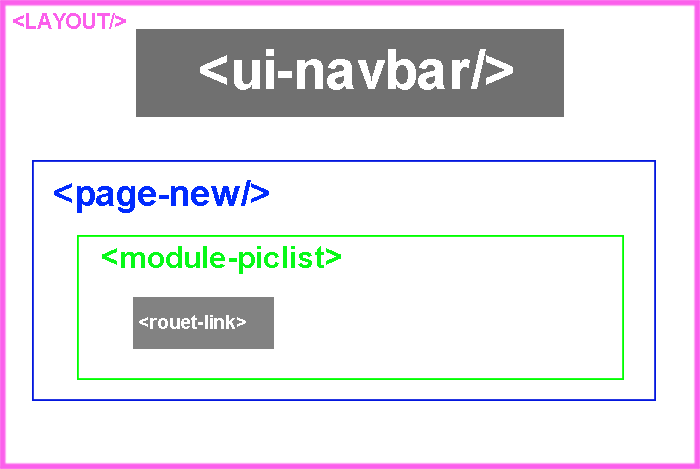
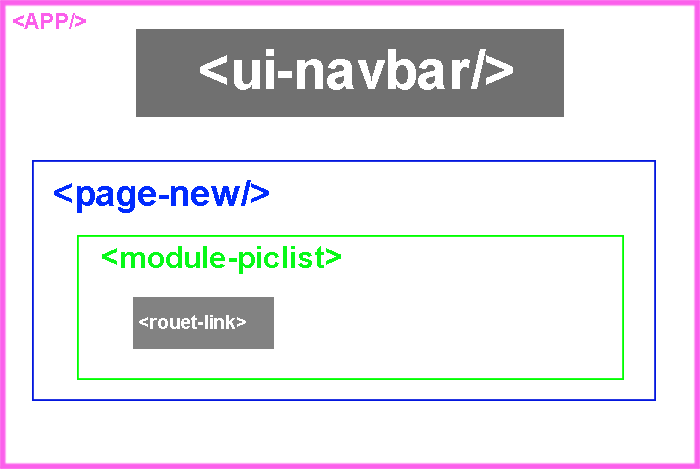
Layered file, before and after one edit (w=700, h=469). Changes by layer:
renamed "<layout/>" to "<app/>", painted on it over [24, 13, 126, 29]
